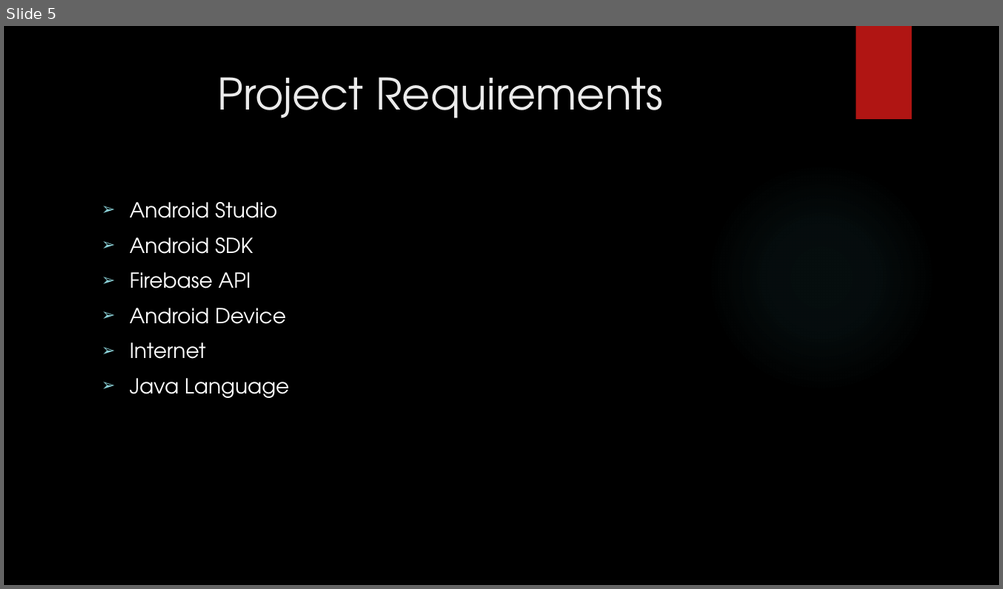
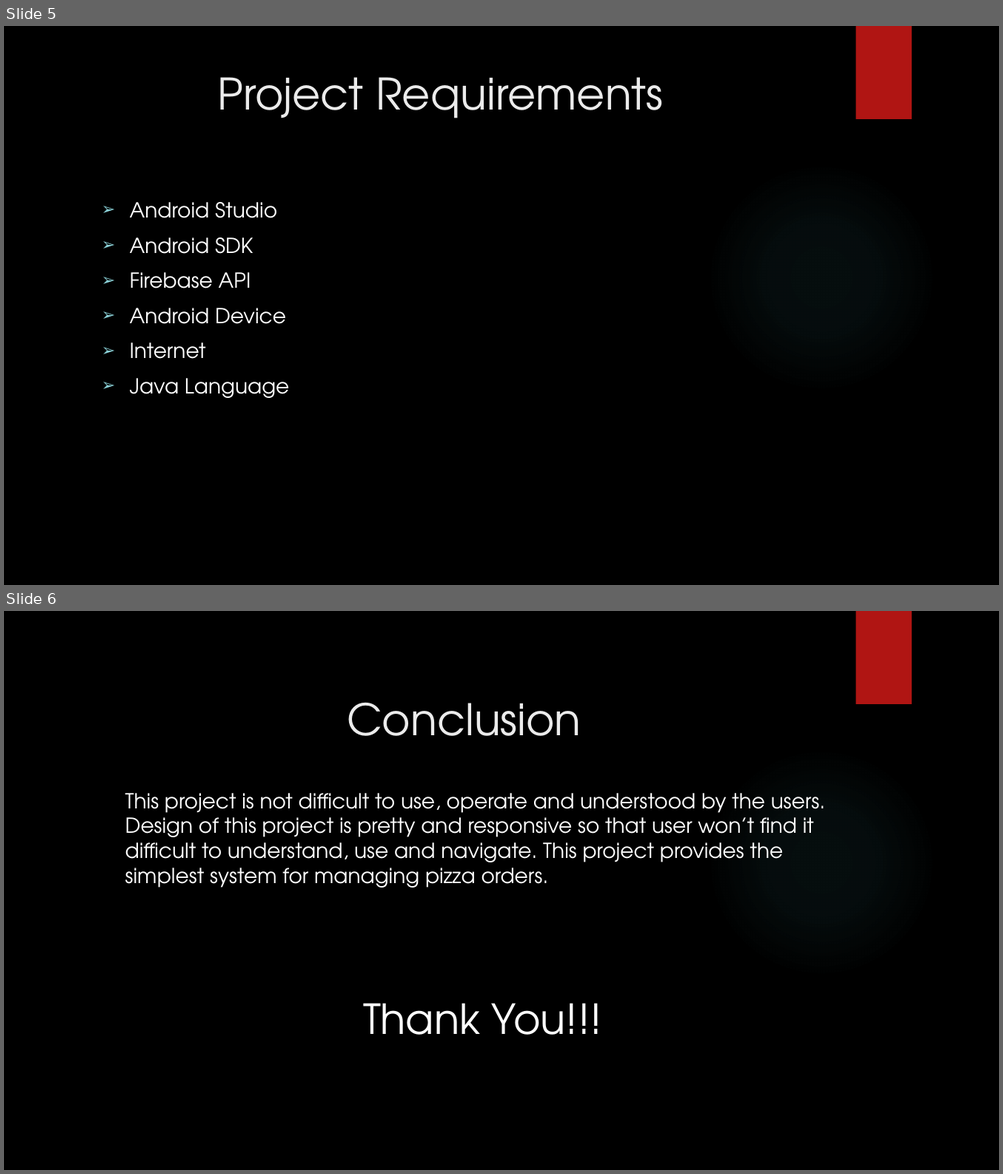
Before and after one commit to nsuspring2019cse299sec4/Group-7, a slide deck: Project Idea.pptx. Shown one above the other, each under a label of ours: slide 5 before the commit, slides 5 and 6 after it. The pictures are 1003x589 and 1003x1174 pixels, drawn with LibreOffice and Linux fonts; fonts in the diff are those of the drawing; background and template pictures are left out. Boxes give left, top, right and bottom in pixels: in the first picture for what was removed or moved away, otherwise in the second. Text is boxed around its words. In the diff, an @@ line names an element or a change of style, - is before the commit and + after.

Commit message:
Conclusion Added

```diff
--- a/Project Idea.pptx
+++ b/Project Idea.pptx
@@ slide 6 added at [4,611,999,1170], background picture (left out); not listed: 2 template elements that a slide beside it also shows @@
@@ title added at [347,702,581,736], 42 pt, text #EBEBEB @@
+Conclusion
@@ text added at [125,793,825,1035], 20 pt, text #FFFFFF @@
+This project is not difficult to use, operate and understood by the users. Design of this project is pretty and responsive so that user won’t find it difficult to understand, use and navigate. This project provides the simplest system for managing pizza orders.
+Thank You!!!
```
Also in this commit, not shown: 1 slide removed.
